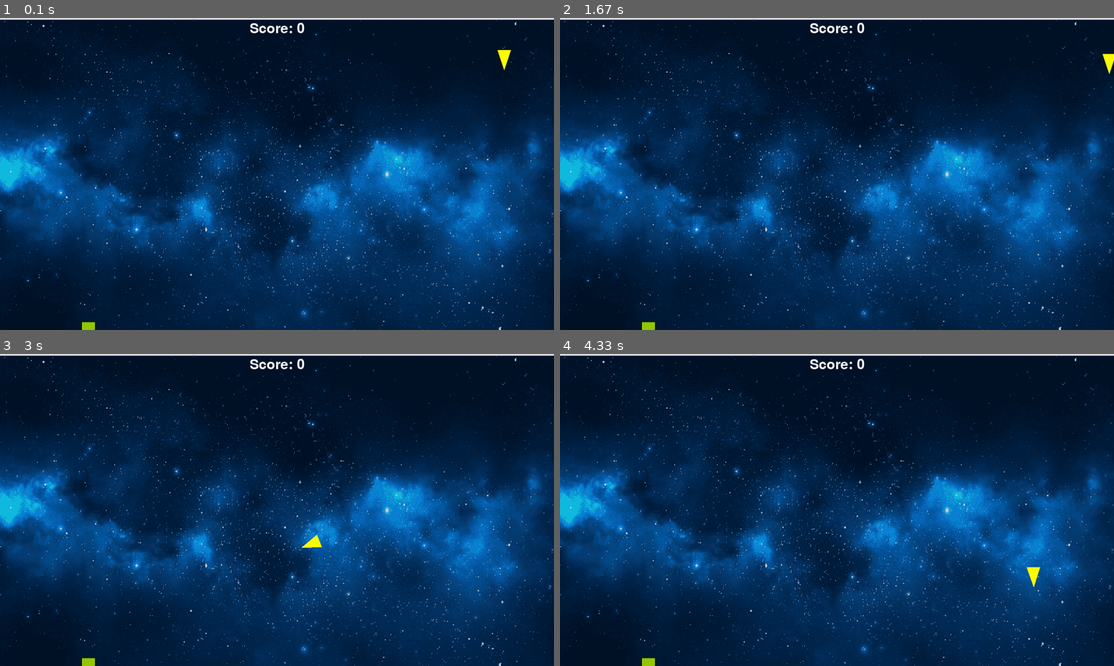
Above: before the commit, frames 1-4 (two rows, left to right).
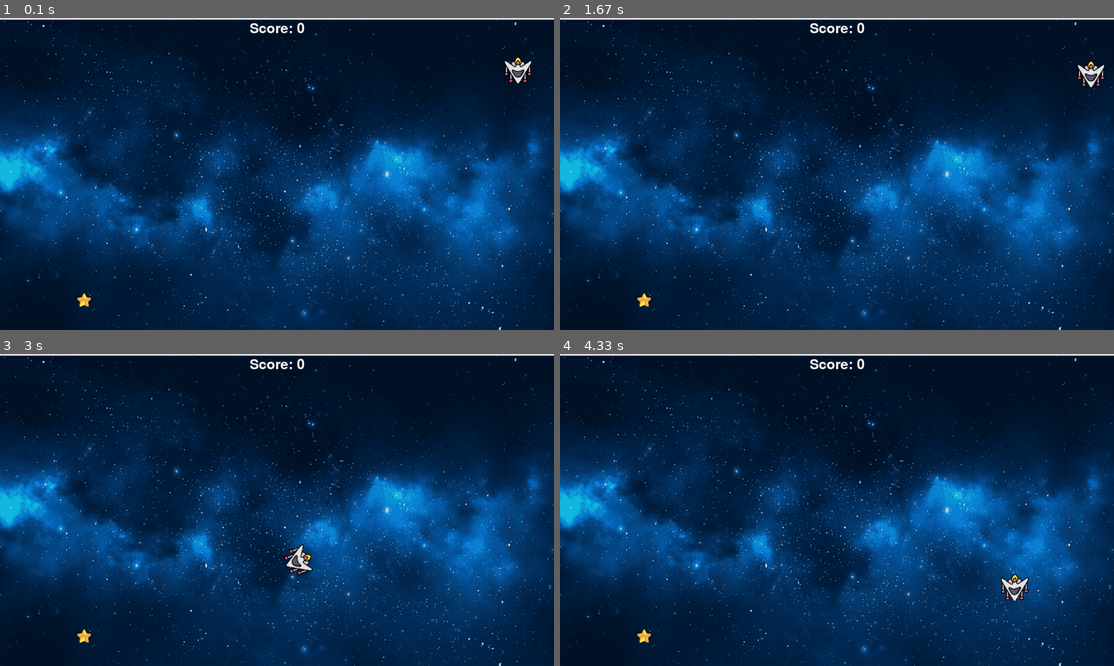
Above: after the commit, the same moments.

Repository: leslex97/pygame_nauka
Game: pygame game, started from nauka.py
Two runs of this game, one before a commit and one after it. Both use one fixed random seed, a clock stepped at 60 frames per second and the inputs below.
Inputs:
- Up to frame 1 (0.1 s): no input
- Up to frame 2 (1.67 s): hold D 0.33-0.8 s; hold W 0.83-1.13 s; hold D 1.17-1.63 s
- Up to frame 3 (3 s): hold A 1.67-2.2 s; hold S 2.23-2.53 s; hold A 2.57-2.97 s
- Up to frame 4 (4.33 s): hold W 3-3.37 s; hold D 3.4-4.03 s; hold S from 4.07 s (still down)

The runs differ from the first frame. In frame 1, 0.5% of the frame differs, in the area x 13-96%, y 10-100%; in frame 2, 0.5%; in frame 3, 0.5%; in frame 4, 0.5%, in the area x 13-87%, y 68-100%.

Commit message:
New_drawing + "tail" adding

Diff:
--- a/nauka.py
+++ b/nauka.py
@@ -1,4 +1,4 @@
-import pygame,sys,math
+import pygame,sys
 from rocket import Rocket
 from star import Star
 
@@ -59,11 +59,12 @@
         self.star.draw()
 
     def catch(self):
-        space_delta = 20
+        space_delta = 30
         x_catch_pos = abs(self.player.pos[0]-self.star.pos[0])
         y_catch_pos = abs(self.player.pos[1]-self.star.pos[1])
 
         if x_catch_pos < space_delta and y_catch_pos < space_delta:
+            self.player.rocket_length+=1
             self.counter +=1
             del self.star
             self.star = Star(self)
--- a/rocket.py
+++ b/rocket.py
@@ -1,10 +1,12 @@
 import pygame,random
 from pygame.math import Vector2
+
 
 class Rocket(object):
 
 
     def __init__(self,game):
+        self.rocket_length = 0
         self.game = game
         self.gravity =  0.8
         self.speed = 1
@@ -27,7 +29,7 @@
                 self.add_force(Vector2(0,-self.speed))
 
         if pressed[pygame.K_s]:
-            if self.pos[1] < self.size[1]-50:
+            if self.pos[1] < self.size[1]-100:
                 self.add_force(Vector2(0,self.speed ))
 
         if pressed[pygame.K_a]:
@@ -35,37 +37,49 @@
                 self.add_force(Vector2(-self.speed,0 ))
 
         if pressed[pygame.K_d]:
-            if self.pos[0] < self.size[0]-30:
+            if self.pos[0] < self.size[0]-100:
+                self.rotate()
                 self.add_force(Vector2(self.speed,0))
 
         #Physics
         self.vel *= self.gravity
-        if self.pos[1] < self.size[1]-30:
+        if self.pos[1] < self.size[1]-70:
             self.vel -= Vector2(0,-0.2)
 
         self.vel += self.acc
         self.pos += self.vel
         self.acc *= 0
 
+    def rotate(self):
+        pass
 
 
     def draw(self):
+        rocket_img = pygame.image.load('spaceship.png')
+        angle = self.vel.angle_to(Vector2(0,-1))
+        rocket = pygame.transform.rotate(rocket_img, angle)
+        self.game.screen.blit(rocket, self.pos)
 
+        for i in range(self.rocket_length):
+            star_pos= Vector2(self.pos.x-20*i, self.pos.y-20*i)
+            star_img = pygame.image.load('star_smile.png')
+            self.game.screen.blit(star_img,star_pos)
         #Base triangle
-        points = [Vector2(0,-10), Vector2(5,5),Vector2(-5,5)]
+        #points = [Vector2(0,-10), Vector2(5,5),Vector2(-5,5)]
 
         #rotate points
-        angle = self.vel.angle_to(Vector2(0,1))
-        points = [p.rotate(angle) for p in points]
+
+        #points = [p.rotate(angle) for p in points]
 
         #Fix y axis
-        points = [Vector2(p.x,p.y*-1) for p in points]
+        #points = [Vector2(p.x,p.y*-1) for p in points]
 
         #add current position
-        points = [self.pos+p*3 for p in points]
+        #points = [self.pos+p*3 for p in points]
+
 
         #draw triangle
-        pygame.draw.polygon(self.game.screen, (255,255,0),points)
+        #pygame.draw.polygon(self.game.screen, (255,255,0),points)
 
 
         #rect = pygame.Rect(self.pos.x, self.pos.y, 50,50)
--- a/star.py
+++ b/star.py
@@ -6,13 +6,16 @@
     def __init__(self,game):
         self.game = game
         self.size = self.game.screen.get_size()
-        self.x = random.randint(0,self.size[0]-1)
-        self.y = random.randint(0,self.size[1]-1)
+        self.x = random.randint(0,self.size[0]-70)
+        self.y = random.randint(0,self.size[1]-70)
         self.pos = Vector2(self.x,self.y)
 
     def tick(self):
         pass
 
     def draw(self):
-        rect = pygame.Rect(self.pos.x, self.pos.y, 30,30)
-        pygame.draw.rect(self.game.screen,(150,200,0),rect)
+        star_img = pygame.image.load('star.png')
+        self.game.screen.blit(star_img, self.pos)
+
+        #rect = pygame.Rect(self.pos.x, self.pos.y, 30,30)
+        #pygame.draw.rect(self.game.screen,(150,200,0),rect)
Binary file added: spaceship.png
Binary file added: star.png
Binary file added: star_smile.png
